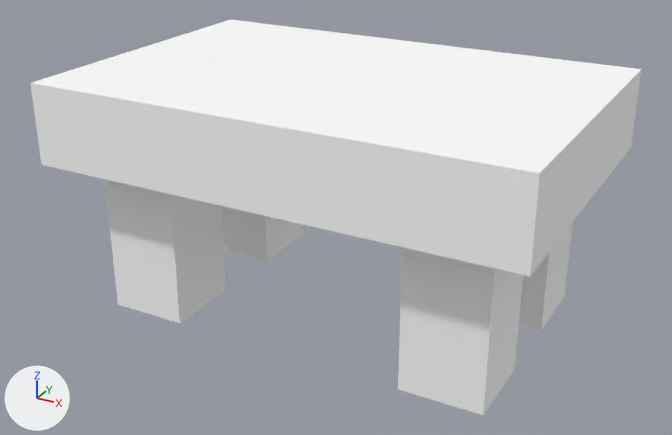
Two versions of the glTF model assets/objects/Table.gltf, one commit apart.
One viewpoint serves both versions: a camera (50 mm lens) standing at (0.318, -0.59, 0.367) and looking at (-0.002, -0.009, 0.077). The lights are fixed; the arrows at lower left show +X, +Y and +Z. Where no turn or scale is listed for an object, it has been applied to the vertices. Vertices at the same position are counted once.
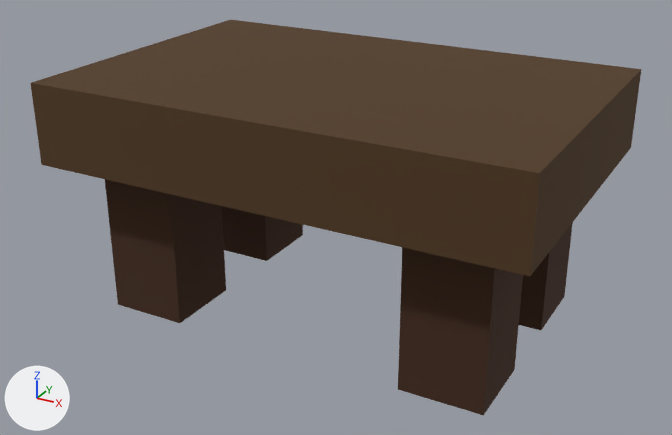
The change, as a diff of the scene's bpy script:
```diff
--- a/assets/objects/Table.gltf.py
+++ b/assets/objects/Table.gltf.py
@@ img_image_0 @@
+img_image_0 = load_image('Image_0', '_unpacked/Image_0', 16, 16, 'sRGB')
@@ mat_material_0 @@
 mat_material_0 = bpy.data.materials.new('Material_0')
-# nodes: BsdfPrincipled, OutputMaterial
-# colours: white #ffffff
+# nodes: BsdfPrincipled, Math x2, OutputMaterial, TexImage
+# uses the picture img_image_0
@@ me_mesh_2 @@
 me_mesh_2.from_pydata(...)  # 8 vertices, 12 faces; spans x -0.1562..-0.0938, y -0.0938..-0.0312, z 0.0..0.125
-me_mesh_2.materials.append(mat_material_1)  # white #ffffff
+me_mesh_2.materials.append(mat_material_0)
@@ me_mesh_3 @@
 me_mesh_3.from_pydata(...)  # 8 vertices, 12 faces; spans x 0.0938..0.1562, y -0.0938..-0.0312, z 0.0..0.125
-me_mesh_3.materials.append(mat_material_1)  # white #ffffff
+me_mesh_3.materials.append(mat_material_0)
@@ me_mesh_4 @@
 me_mesh_4.from_pydata(...)  # 8 vertices, 12 faces; spans x 0.0938..0.1562, y 0.0312..0.0938, z 0.0..0.125
 # used by ob_cube_003; location = (0.0, 0.0, 0.0)
+# me_mesh_4 part 1: texture (UV) coordinates of 12 of 12 faces, centred in x 0.0938..0.1562, y 0.0312..0.0938, z 0.0..0.125, changed; they spanned u 0.0..0.06, v 0.88..1.0 and now span u 0.12..0.69, v 0.31..0.88
 me_mesh_4.materials.append(mat_material_1)
```

What differs and where, as boxes (x1, y1, x2, y2) in the pictures (672 x 435 px):
'plate', surface changed (white to brown): (31, 20, 641, 276) in both
'cube.002', surface changed, recoloured (grey to brown): (398, 247, 523, 415) in both
'cube.001', surface changed, recoloured (grey to brown): (105, 179, 226, 323) in both
'cube.003', surface changed (grey to brown): (519, 222, 573, 330) in both
'cube', surface changed (grey to black): (222, 206, 303, 261) in both
